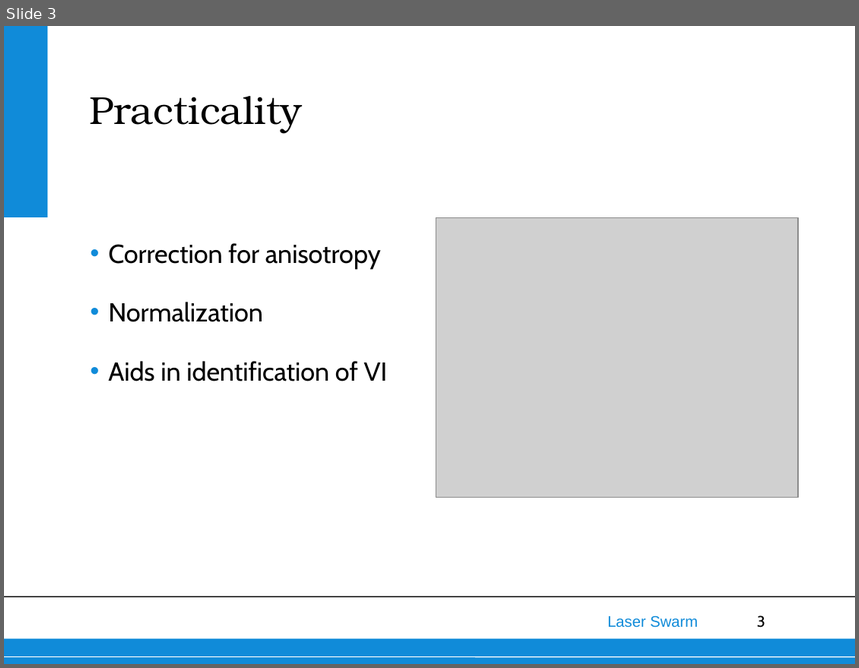
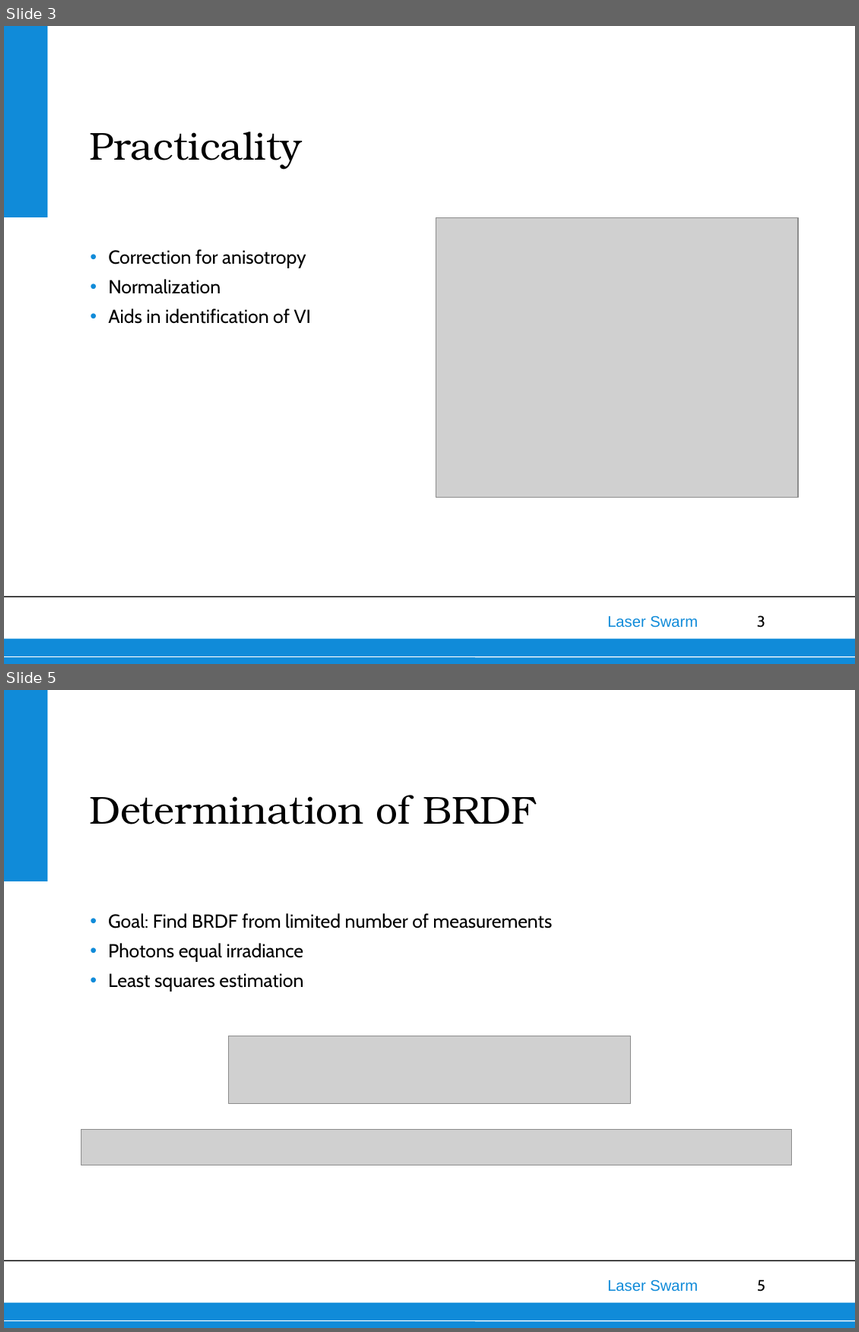
Before and after one commit to thewisenerd/laser-swarm, a slide deck: finalPresentation/subsections/BRDF.ppt. Shown one above the other, each under a label of ours: slide 3 before the commit, slides 3 and 5 after it; the slides between them are not shown. The pictures are 859x668 and 859x1332 pixels, drawn with LibreOffice and Linux fonts; fonts in the diff are those of the drawing; grey boxes stand for pictures; background and template pictures are left out. Boxes give left, top, right and bottom in pixels: in the first picture for what was removed or moved away, otherwise in the second. Text is boxed around its words. In the diff, an @@ line names an element or a change of style, - is before the commit and + after.

```diff
--- a/finalPresentation/subsections/BRDF.ppt
+++ b/finalPresentation/subsections/BRDF.ppt
@@ slide 5 added at [4, 690, 855, 1328], background #FFFFFF; not listed: 6 template elements that a slide beside it also shows @@
@@ title added at [89, 795, 536, 825], 33 pt, text #000000 @@
+Determination of BRDF
@@ text added at [108, 913, 553, 992], 16 pt, text #000000 @@
+• Goal: Find BRDF from limited number of measurements
+• Photons equal irradiance
+• Least squares estimation
@@ picture added at [229, 1036, 631, 1103] @@
@@ picture added at [81, 1130, 791, 1166] @@
@@ slide 3 changed as well @@
@@ title "Practicality": place and size @@
-title "Practicality" at [89, 96, 302, 134]
+title "Practicality" at [89, 132, 302, 169]
@@ text "Correction for anisotropy" at [108, 249, 311, 324]: size 22 to 16 pt @@
```
Also in this commit, not shown: 3 other slides changed, 1 other slide added, 2 slides removed.
